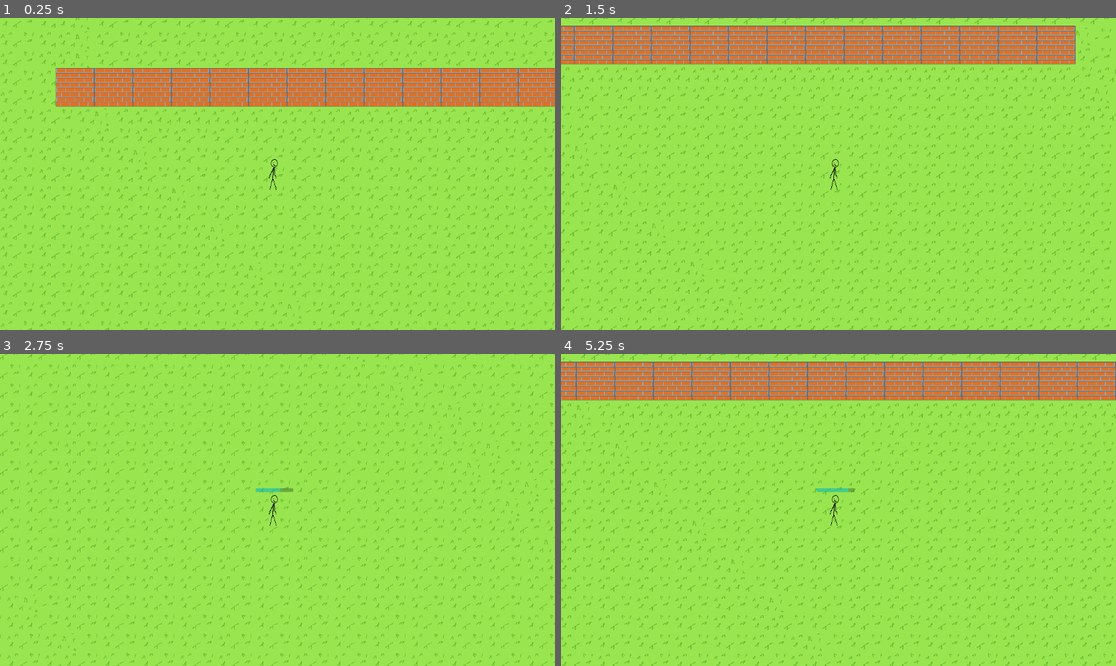
Above: before the commit, frames 1-4 (two rows, left to right).
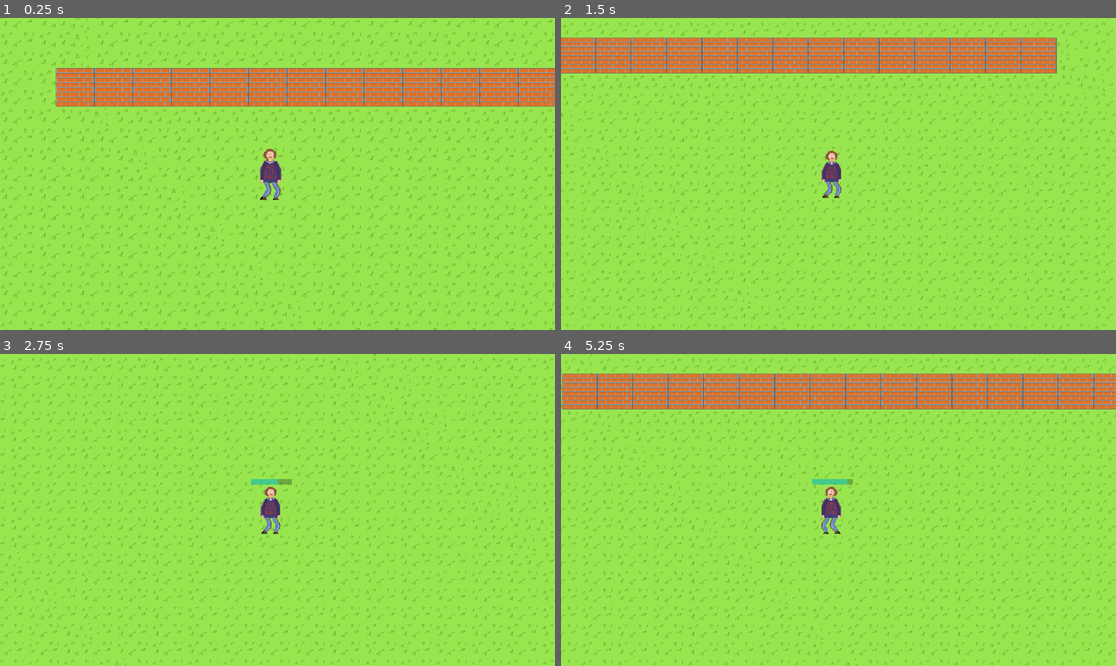
Above: after the commit, the same moments.

Repository: H3LL0U/Shadow-game-prjct
Game: Godot game, scene res://objects/levels/main_vilage.tscn
Two runs of this game, one before a commit and one after it. Both use one fixed random seed, a clock stepped at 60 frames per second and the inputs below.
Inputs (mouse positions are in pixels of both pictures, inside the frame that each line leads up to):
- Up to frame 1 (0.25 s): no input
- Up to frame 2 (1.5 s): tap Enter at 0.5 s; move the mouse to (960, 158) at 0.52 s; hold Right (move_right) 0.53-1.28 s; tap Mouse wheel up (zoom_in, bound only after the commit) at 0.6 s; tap Mouse wheel down (zoom_out, bound only after the commit) at 0.8, 1.35 s; move the mouse to (727, 189) at 1.27 s; hold S (move_down) from 1.28 s (still down)
- Up to frame 3 (2.75 s): tap Mouse wheel up (zoom_in, bound only after the commit) at 1.55 s; move the mouse to (333, 441) at 2.02 s; release S (move_down) at 2.03 s; hold Right (move_right) from 2.03 s (still down); hold Shift (sprint) from 2.03 s (still down); tap Mouse wheel down (zoom_out, bound only after the commit) at 2.3 s
- Up to frame 4 (5.25 s): move the mouse to (810, 572) at 2.77 s; release Right (move_right) at 2.78 s; release Shift (sprint) at 2.78 s; hold Up (move_up) 2.78-3.53 s; tap Mouse wheel up (zoom_in, bound only after the commit) at 2.85, 4.35 s; move the mouse to (1005, 556) at 3.52 s; hold A (move_left) 3.53-5.03 s; tap Mouse wheel down (zoom_out, bound only after the commit) at 3.6, 5.1 s; move the mouse to (672, 463) at 4.27 s; move the mouse to (866, 510) at 5.02 s; hold S (move_down) from 5.03 s (still down)

The runs differ from the first frame. In frame 1, 0.4% of the frame differs, in the area x 46-51%, y 41-59%; in frame 2, 20%; in frame 3, 10%; in frame 4, 21%, in the area x 0-100%, y 0-100%.

Commit message:
idle and walking animations added

Diff:
--- a/Scripts/Character Scripts/main_character.gd
+++ b/Scripts/Character Scripts/main_character.gd
@@ -14,6 +14,7 @@
 var is_moving = false
 var current_stamina = stamina
 var current_stamina_cooldown = stamina_cooldown
+var look_right = true
 func _physics_process(delta: float) -> void:
 	# Running logic
 	is_moving = Input.is_action_pressed("move_up") or Input.is_action_pressed("move_down") or Input.is_action_pressed("move_left") or Input.is_action_pressed("move_right")
@@ -38,19 +39,35 @@
 	if Input.is_action_pressed("move_down"):
 		self.position.y+=speed*delta*current_sprint_mul
 	if Input.is_action_pressed("move_left"):
+		look_right = false
 		self.position.x-=speed*delta*current_sprint_mul
 	if Input.is_action_pressed("move_right"):
+		look_right = true
 		self.position.x+=speed *delta*current_sprint_mul
 
 
 
 
 
-	# Move the character
+
 	move_and_slide()
 func _process(delta):
-	$"main camera/UI/stamina".value=current_stamina/stamina*100
-	if $"main camera/UI/stamina".value == 100:
-		$"main camera/UI/stamina".visible = false
+	#update UI
+	$UI/stamina.value=current_stamina/stamina*100
+	if $UI/stamina.value == 100:
+		$UI/stamina.visible = false
 	else:
-		$"main camera/UI/stamina".visible = true
+		$UI/stamina.visible = true
+
+
+	#Update animation
+	if not is_moving:
+		$animation.play("idle")
+	else:
+		$animation.stop()
+
+	if look_right and  $Sprite2D.scale.x<0:
+		$Sprite2D.scale.x*=-1
+
+	elif not look_right and $Sprite2D.scale.x>0:
+		$Sprite2D.scale.x*=-1
--- /dev/null
+++ b/Scripts/main camera.gd
@@ -0,0 +1,15 @@
+extends Camera2D
+
+@export var zoom_value = 0.2
+@export var max_zoom = 3
+@export var min_zoom = 1
+
+
+func _process(delta):
+	if Input.is_action_just_pressed("zoom_in") and max_zoom>= self.zoom.x:
+		self.zoom.x+=zoom_value
+		self.zoom.y+=zoom_value
+
+	if Input.is_action_just_pressed("zoom_out") and min_zoom<=self.zoom.x:
+		self.zoom.x-=zoom_value
+		self.zoom.y-=zoom_value
--- a/objects/characters/main_character.tscn
+++ b/objects/characters/main_character.tscn
@@ -1,44 +1,96 @@
-[gd_scene load_steps=4 format=3 uid="uid://d1o4khlfib6yy"]
+[gd_scene load_steps=9 format=3 uid="uid://d1o4khlfib6yy"]
 
 [ext_resource type="Script" path="res://objects/characters/anti_slip.gd" id="1_3o4lh"]
-[ext_resource type="Texture2D" uid="uid://b0j4tfevokkky" path="res://Sprites/Characters/placeholder stick.png" id="1_smd5j"]
+[ext_resource type="Texture2D" uid="uid://tbmcwmnpmnow" path="res://Sprites/Characters/main_character/idle/idle.png" id="2_h03gl"]
+[ext_resource type="Script" path="res://Scripts/main camera.gd" id="3_igm6f"]
 
 [sub_resource type="RectangleShape2D" id="RectangleShape2D_h7d8i"]
-size = Vector2(8, 18)
+size = Vector2(8, 20.5)
+
+[sub_resource type="Animation" id="Animation_x0ift"]
+resource_name = "idle"
+length = 1.2
+loop_mode = 1
+tracks/0/type = "value"
+tracks/0/imported = false
+tracks/0/enabled = true
+tracks/0/path = NodePath("Sprite2D:frame")
+tracks/0/interp = 1
+tracks/0/loop_wrap = true
+tracks/0/keys = {
+"times": PackedFloat32Array(0, 0.1, 0.2, 0.3, 0.4, 0.5, 0.6, 0.7, 0.8, 0.9, 1, 1.1),
+"transitions": PackedFloat32Array(1, 1, 1, 1, 1, 1, 1, 1, 1, 1, 1, 1),
+"update": 1,
+"values": [0, 1, 2, 3, 4, 5, 6, 7, 8, 9, 10, 11]
+}
+
+[sub_resource type="Animation" id="Animation_hm8ga"]
+length = 0.001
+
+[sub_resource type="Animation" id="Animation_u3lup"]
+resource_name = "walk"
+tracks/0/type = "value"
+tracks/0/imported = false
+tracks/0/enabled = true
+tracks/0/path = NodePath("Sprite2D:frame")
+tracks/0/interp = 1
+tracks/0/loop_wrap = true
+tracks/0/keys = {
+"times": PackedFloat32Array(),
+"transitions": PackedFloat32Array(),
+"update": 1,
+"values": []
+}
+
+[sub_resource type="AnimationLibrary" id="AnimationLibrary_e5ski"]
+_data = {
+"RESET": SubResource("Animation_hm8ga"),
+"idle": SubResource("Animation_x0ift"),
+"walk": SubResource("Animation_u3lup")
+}
 
 [node name="Main character" type="CharacterBody2D"]
 position = Vector2(16, 16)
-scale = Vector2(0.05, 0.05)
+scale = Vector2(0.08, 0.08)
 safe_margin = 0.969
 
 [node name="CollisionShape2D" type="CollisionShape2D" parent="."]
-position = Vector2(-80, 170)
+position = Vector2(-80, 162.5)
 scale = Vector2(20, 9.99999)
 shape = SubResource("RectangleShape2D_h7d8i")
 script = ExtResource("1_3o4lh")
 
 [node name="Sprite2D" type="Sprite2D" parent="."]
-position = Vector2(3.05176e-05, 3.05176e-05)
-scale = Vector2(0.84375, 0.84375)
-texture = ExtResource("1_smd5j")
+position = Vector2(-80, -7.62939e-06)
+scale = Vector2(0.844, 0.844)
+texture = ExtResource("2_h03gl")
+hframes = 5
+vframes = 3
+frame = 10
 
 [node name="main camera" type="Camera2D" parent="."]
 zoom = Vector2(2.5, 2.5)
+script = ExtResource("3_igm6f")
 
-[node name="UI" type="Control" parent="main camera"]
+[node name="animation" type="AnimationPlayer" parent="."]
+libraries = {
+"": SubResource("AnimationLibrary_e5ski")
+}
+
+[node name="UI" type="Control" parent="."]
 layout_mode = 3
 anchors_preset = 0
-offset_left = -4000.0
+offset_left = -3980.0
 offset_top = -2620.0
-offset_right = 5180.0
+offset_right = 5200.0
 offset_bottom = 2560.0
 
-[node name="stamina" type="ProgressBar" parent="main camera/UI"]
+[node name="stamina" type="ProgressBar" parent="UI"]
 modulate = Color(0.0196078, 1, 1, 1)
 layout_mode = 0
-offset_left = 3640.0
-offset_top = 2260.0
-offset_right = 4260.0
-offset_bottom = 2320.0
+offset_left = 3680.0
+offset_top = 2270.0
+offset_right = 4145.0
+offset_bottom = 2330.0
 value = 100.0
 show_percentage = false
--- a/project.godot
+++ b/project.godot
@@ -50,6 +50,16 @@
 "events": [Object(InputEventKey,"resource_local_to_scene":false,"resource_name":"","device":-1,"window_id":0,"alt_press …(182 unchanged characters)…
 ]
 }
+zoom_in={
+"deadzone": 0.5,
+"events": [Object(InputEventMouseButton,"resource_local_to_scene":false,"resource_name":"","device":-1,"window_id":0,"alt_pressed":false,"shift_pressed":false,"ctrl_pressed":false,"meta_pressed":false,"button_mask":8,"position":Vector2(231, 6),"global_position":Vector2(235, 47),"factor":1.0,"button_index":4,"canceled":false,"pressed":true,"double_click":false,"script":null)
+]
+}
+zoom_out={
+"deadzone": 0.5,
+"events": [Object(InputEventMouseButton,"resource_local_to_scene":false,"resource_name":"","device":-1,"window_id":0,"alt_pressed":false,"shift_pressed":false,"ctrl_pressed":false,"meta_pressed":false,"button_mask":16,"position":Vector2(184, 12),"global_position":Vector2(188, 53),"factor":1.0,"button_index":5,"canceled":false,"pressed":true,"double_click":false,"script":null)
+]
+}
 
 [rendering]
 
Binary file added: Sprites/Characters/main_character/idle/idle.png
Not shown, added: Sprites/Characters/main_character/idle/idle.png.import
Binary file added: Sprites/Characters/main_character/idle/no_borders_guy_idle.gif
Binary file added: Sprites/Characters/main_character/no_borders_guy.png
Not shown, added: Sprites/Characters/main_character/no_borders_guy.png.import
